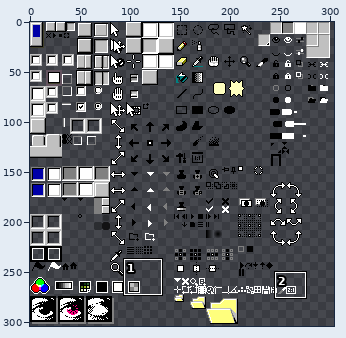
Sprite sheet -- Aseprite 95/sheet.png. Above, an overview of the earlier version with the close-up marked.
Close-up. As it was:
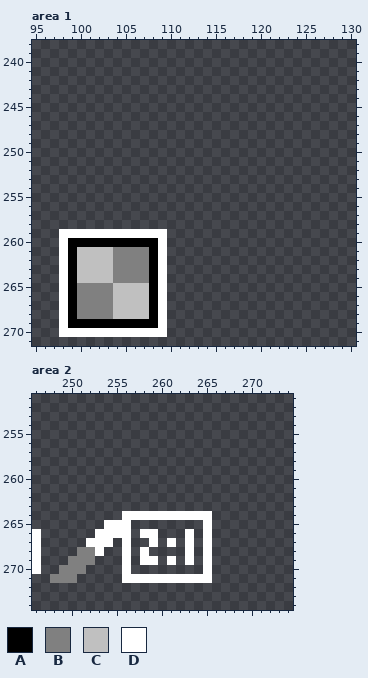
The file is 300x304 pixels. Pixels under 10% opacity are left out. Colours within 5 levels of each other are drawn and written as one. Shown: area 1: x 95..130, y 238..271; area 2: x 246..274, y 251..274. The old version is drawn lined up with the new one, on the new canvas. The commit also changed other parts of the picture, which this record leaves out.
Palette (. is transparent): A #000000  B #808080  C #c0c0c0  D #ffffff
Pixels before, area 1, first column x 98:
259 DDDDDDDDDDDD
260 DAAAAAAAAAAD
261 DACCCCBBBBAD
262 DACCCCBBBBAD
263 DACCCCBBBBAD
264 DACCCCBBBBAD
265 DABBBBCCCCAD
266 DABBBBCCCCAD
267 DABBBBCCCCAD
268 DABBBBCCCCAD
269 DAAAAAAAAAAD
270 DDDDDDDDDDDD
Pixels before, area 2, first column x 246:
264 ..........DDDDDDDDDD
265 ........DDD........D
266 D......DDDD.DD...D.D
267 D.....DDD.D..D.D.D.D
268 D....BBD..D.D....D.D
269 D...BBB...D.DD.D.D.D
270 D..BBB....D........D
271 ..BBB.....DDDDDDDDDD
Once edited:
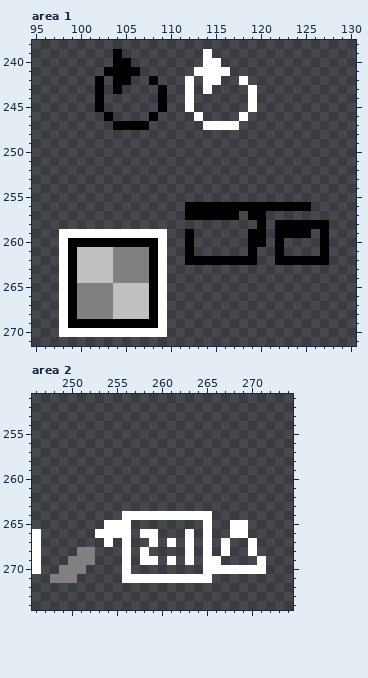
The edit:
canvas 300x304 -> 304x304
Area 1:
y 239: x 104 . -> A; x 114 . -> D
y 240: x 104..105 .. -> AA; x 114..115 .. -> DD
y 241: x 103..106 .... -> AAAA; x 113..116 .... -> DDDD
y 242: x 102 . -> A; x 104..105 .. -> AA; x 108 . -> A; x 112 . -> D; x 114..115 .. -> DD; x 118 . -> D
y 243: x 102 . -> A; x 104 . -> A; x 109 . -> A; x 112 . -> D; x 114 . -> D; x 119 . -> D
y 244..245: x 102 . -> A; x 109 . -> A; x 112 . -> D; x 119 . -> D
y 246: x 103 . -> A; x 108 . -> A; x 113 . -> D; x 118 . -> D
y 247: x 104..107 .... -> AAAA; x 114..117 .... -> DDDD
y 256: x 112..125 .............. -> AAAAAAAAAAAAAA
y 257: x 112..117 ...... -> AAAAAA; x 119..120 .. -> AA
y 258: x 120 . -> A; x 122..127 ...... -> AAAAAA
y 259: x 112 . -> A; x 119..120 .. -> AA; x 122..125 .... -> AAAA; x 127 . -> A
y 260: x 112 . -> A; x 119..120 .. -> AA; x 122 . -> A; x 127 . -> A
y 261: x 112 . -> A; x 119 . -> A; x 122 . -> A; x 127 . -> A
y 262: x 112..119 ........ -> AAAAAAAA; x 122..127 ...... -> AAAAAA
Area 2:
y 265..266: x 268..269 .. -> DD
y 267: x 252..253 DD -> ..; x 267 . -> D; x 270 . -> D
y 268: x 253 D -> .; x 267 . -> D; x 270 . -> D
y 269: x 266 . -> D; x 271 . -> D
y 270: x 266..271 ...... -> DDDDDD
Boxes around the changes in both close-ups, in picture pixels (x1, y1, x2, y2):
added: (95, 49, 257, 130)
added: (185, 202, 329, 265)
added: (212, 520, 266, 574)
erased: (86, 538, 104, 556)
